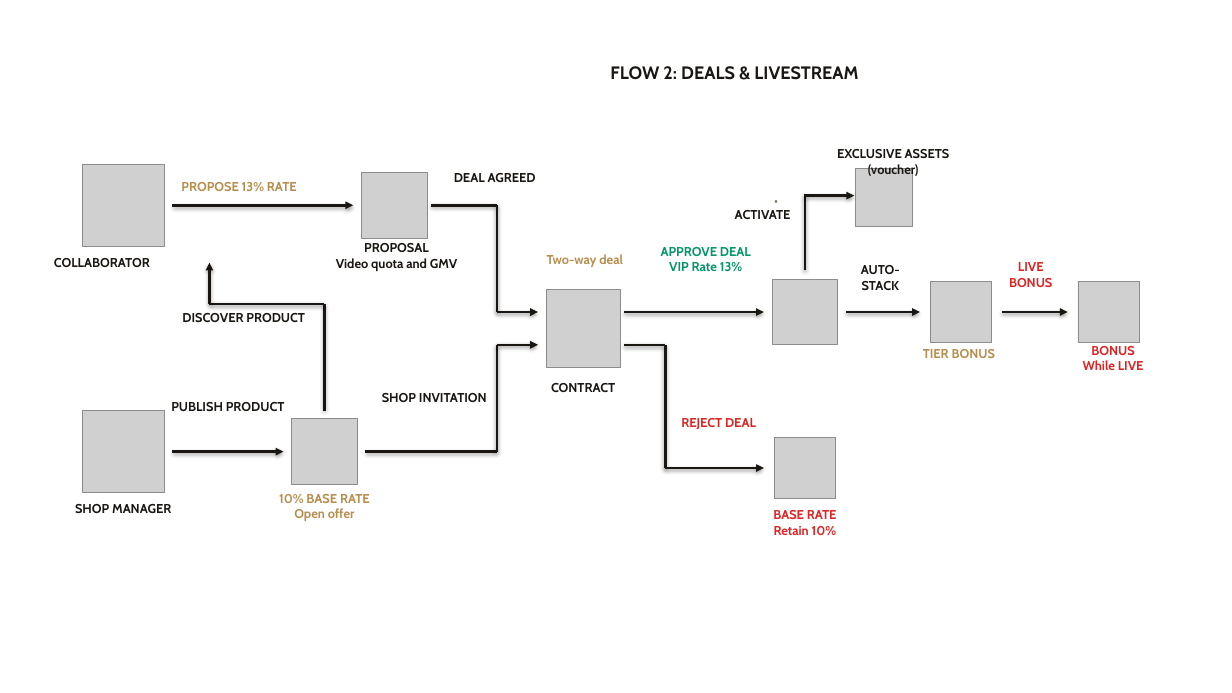
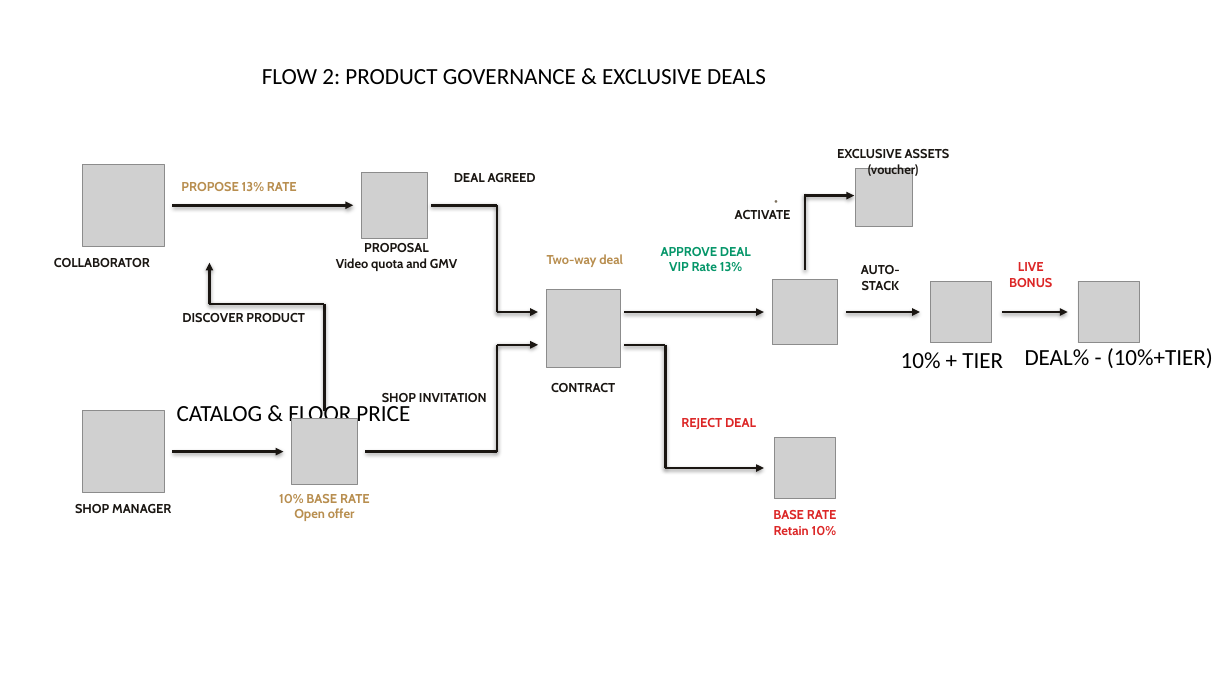
Before and after one commit to thang-nt25/SCANMS-project-capstone-fall26, a slide deck: slide 8 of docs/review 2/FA26SE032_R2_Slide.pptx. Drawn at 1232x693 pixels with LibreOffice and Linux fonts; fonts in the diff are those of the drawing; grey boxes stand for pictures; background and template pictures are left out. Boxes give left, top, right and bottom in pixels: in the first picture for what was removed or moved away, otherwise in the second. Text is boxed around its words. In the diff, an @@ line names an element or a change of style, - is before the commit and + after.

Commit message:
docs(swp490): synchronize R2 official documents, slides, ERD and governance rules
- Update official SWP490 BM01-BM04 Word & PDF submission documents in docs/SWP490_FA26SE032_R2_Corrected_Documents/
- Enforce fixed-width layout (9638 dxa) and soft line-break points in BM02 Self-Review table to ensure zero horizontal column clipping on A4 margins
- Standardize multi-role authentication description across BM01, BM02, and BM04: clarify Email OTP for Registration/Password Reset vs. Argon2id password verification for Login
- Align BM04 scenario presenter assignments 100% with sole workflow ownership (WF-01 Thắng, WF-02 Thịnh, WF-03 Tuấn, WF-04 Quý, WF-05 Thắng)
- Synchronize presentation slide deck FA26SE032_R2_Slide.pptx, Conceptual ERD, Context Diagrams, and Roadmaps 00-09
- Lock immutable project name, Warm Sand & Gold brand system (#FAF8F5, #F3EFE6, #C59B58, #B88E4F, #1A1612), and governance rules in AGENTS.md and GEMINI.md

```diff
--- a/docs/review 2/FA26SE032_R2_Slide.pptx
+++ b/docs/review 2/FA26SE032_R2_Slide.pptx
@@ text at (x1=262, y1=69, x2=766, y2=84): text changed; size 14 to 18 pt; font Cabin to Calibri; text colour #1A1612 to #000000; bold off @@
-FLOW 2: DEALS & LIVESTREAM
+FLOW 2: PRODUCT GOVERNANCE & EXCLUSIVE DEALS
@@ text at (x1=901, y1=352, x2=1003, y2=368): text changed; size 10 to 18 pt; font Cabin to Calibri; text colour #B88E4F to #000000; bold off @@
-TIER BONUS
+10% + TIER
@@ text at (x1=1025, y1=348, x2=1213, y2=368): text changed; size 10 to 18 pt; font Cabin to Calibri; text colour #DC2626 to #000000; bold off @@
-BONUS
-While LIVE
+DEAL% - (10%+TIER)
@@ text at (x1=177, y1=402, x2=410, y2=428): text changed; size 10 to 18 pt; font Cabin to Calibri; text colour #1A1612 to #000000; bold off @@
-PUBLISH PRODUCT
+CATALOG & FLOOR PRICE
```
Also in this commit, not shown: 10 other slides changed, 26 other files.
